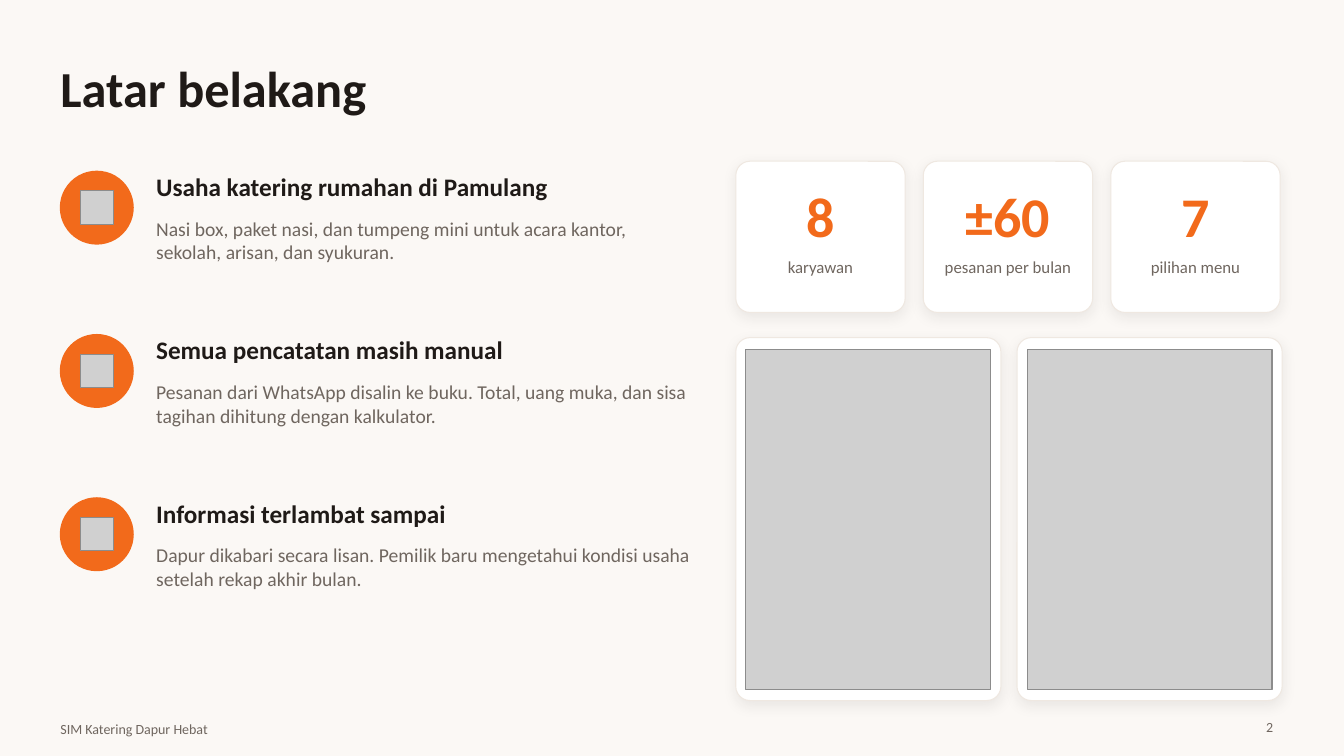
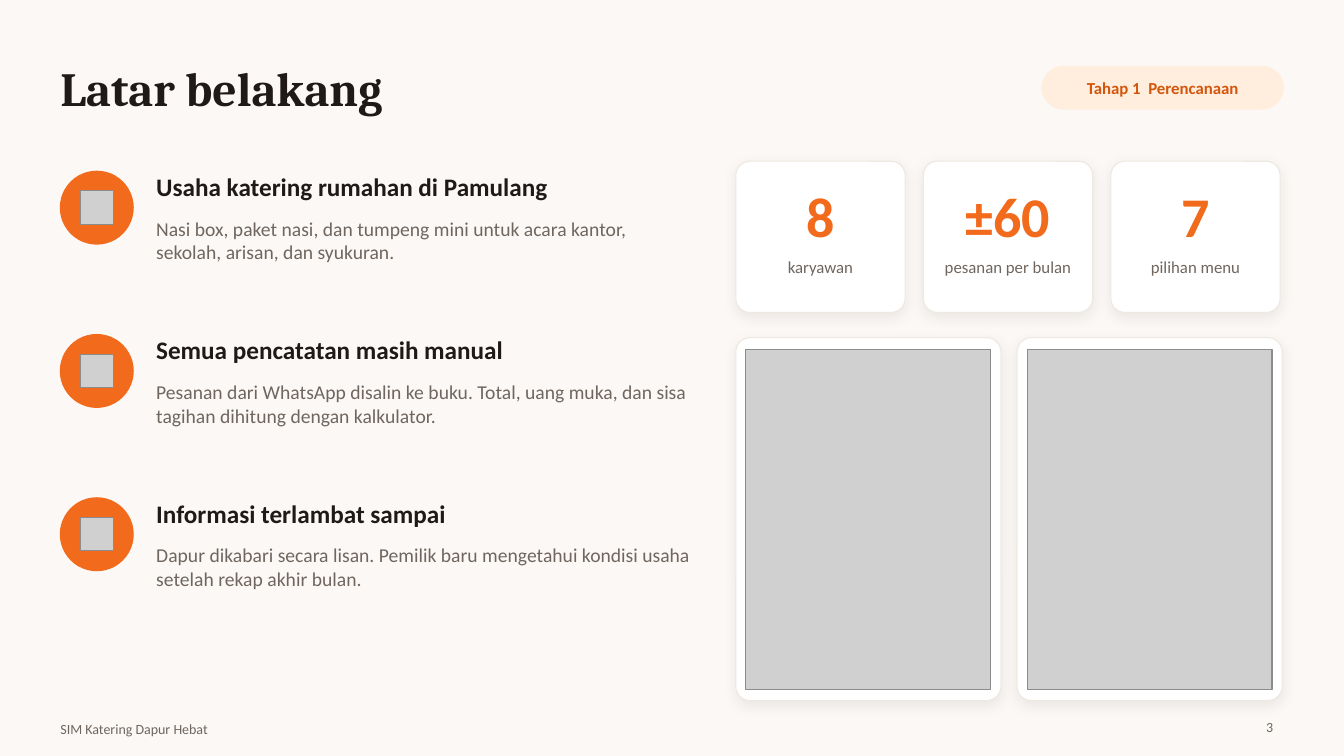
Before and after one commit to koriebruh/sim-katering-dapur-hebat, a slide deck: slide 3 of Presentasi-SIM-Katering-Dapur-Hebat.pptx (slide 2 before the commit). Drawn at 1344x756 pixels with LibreOffice and Linux fonts; fonts in the diff are those of the drawing; grey boxes stand for pictures. Boxes give left, top, right and bottom in pixels: in the first picture for what was removed or moved away, otherwise in the second. Text is boxed around its words. In the diff, an @@ line names an element or a change of style, - is before the commit and + after.

```diff
--- a/Presentasi-SIM-Katering-Dapur-Hebat.pptx
+++ b/Presentasi-SIM-Katering-Dapur-Hebat.pptx
@@ title "Latar belakang" at <box>60,73,382,117</box>: size 36 to 34 pt, font Calibri to Cambria @@
@@ rounded rectangle added at <box>1043,67,1284,109</box>, fill #FFEEDE, outline #FFEEDE 1 pt @@
@@ text added at <box>1087,82,1238,97</box>, 12 pt, text #D2560C, bold @@
+Tahap 1 Perencanaan
```
Also in this commit, not shown: 13 other slides changed, 1 slide added, 5 other files.
